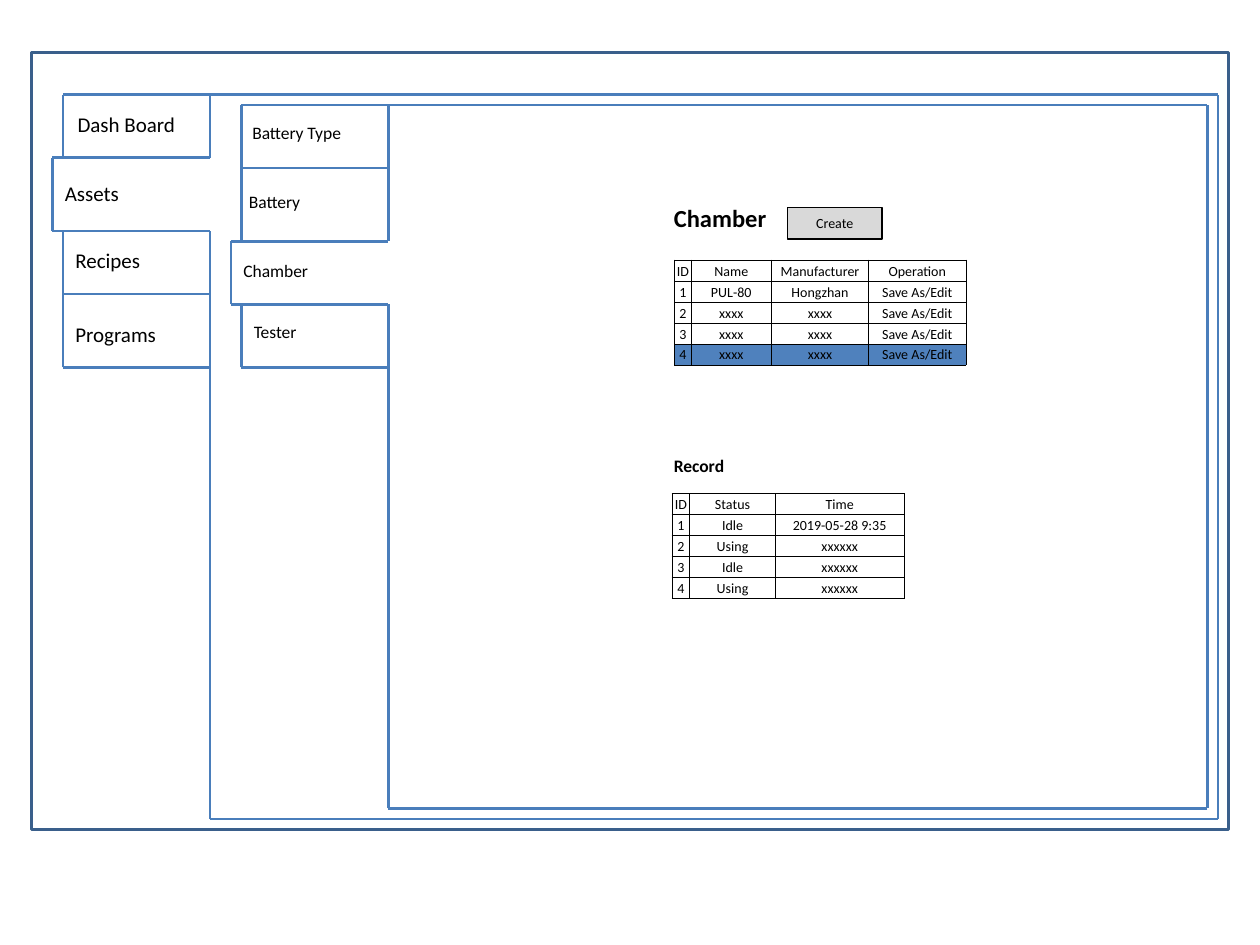
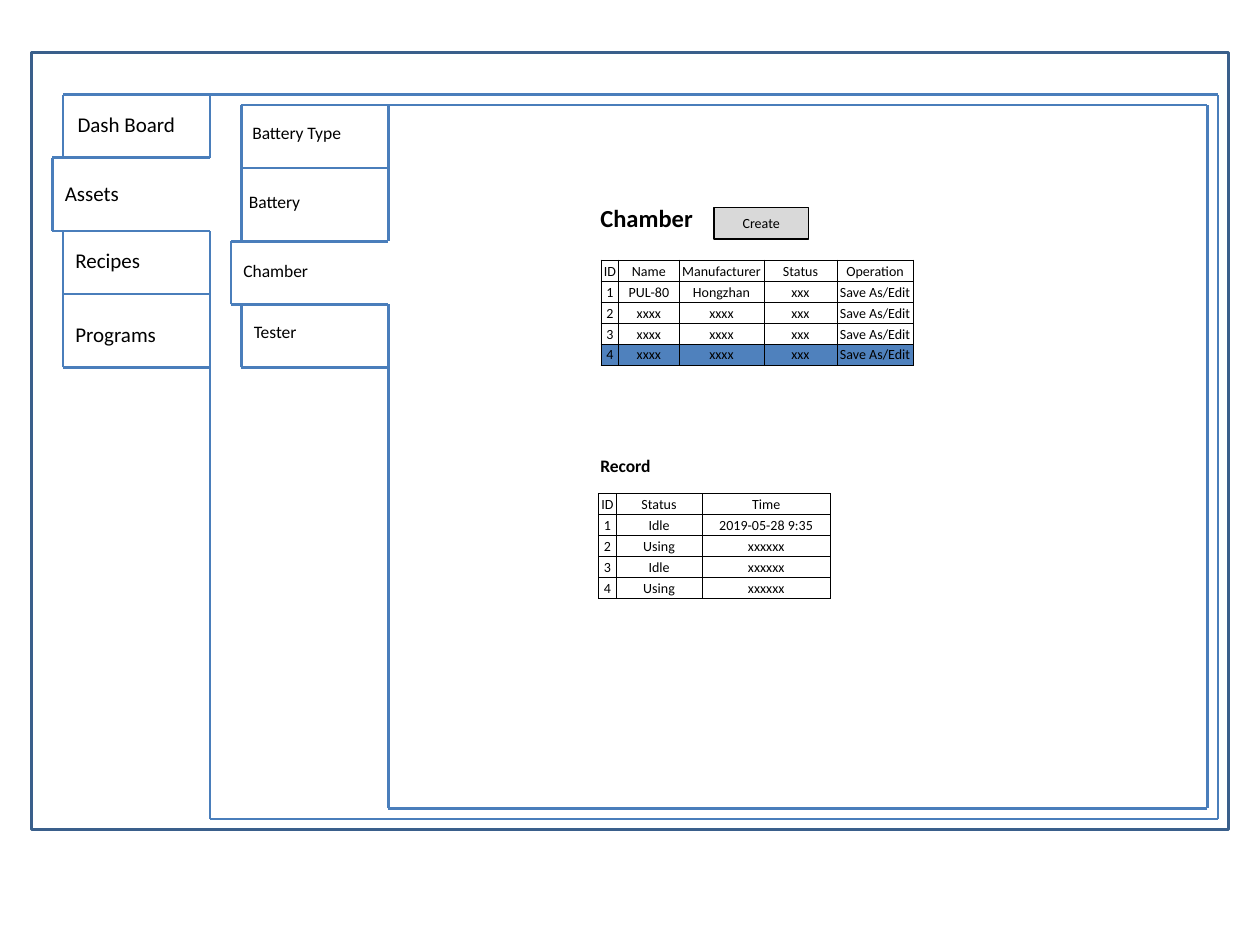
Before and after one commit to happylennychen/BCLabManager, a slide deck: slide 12 of Doc/UI Design.pptx. Drawn at 1260x945 pixels with LibreOffice and Linux fonts; fonts in the diff are those of the drawing. Boxes give left, top, right and bottom in pixels: in the first picture for what was removed or moved away, otherwise in the second. Text is boxed around its words. In the diff, an @@ line names an element or a change of style, - is before the commit and + after.

```diff
--- a/Doc/UI Design.pptx
+++ b/Doc/UI Design.pptx
@@ table at (601,260,915,364) @@
+column 4: Status | xxx | xxx | xxx | xxx
@@ table: place and size @@
-table at (674,260,965,364)
+table at (601,260,915,364)
@@ 2 texts, 1 rectangle, 1 table: place and size @@
-2 texts, 1 rectangle, 1 table at (672,208,903,600)
+2 texts, 1 rectangle, 1 table at (598,208,830,600)
```
Also in this commit, not shown: 11 other slides changed, 7 slides added, 5 other files.
